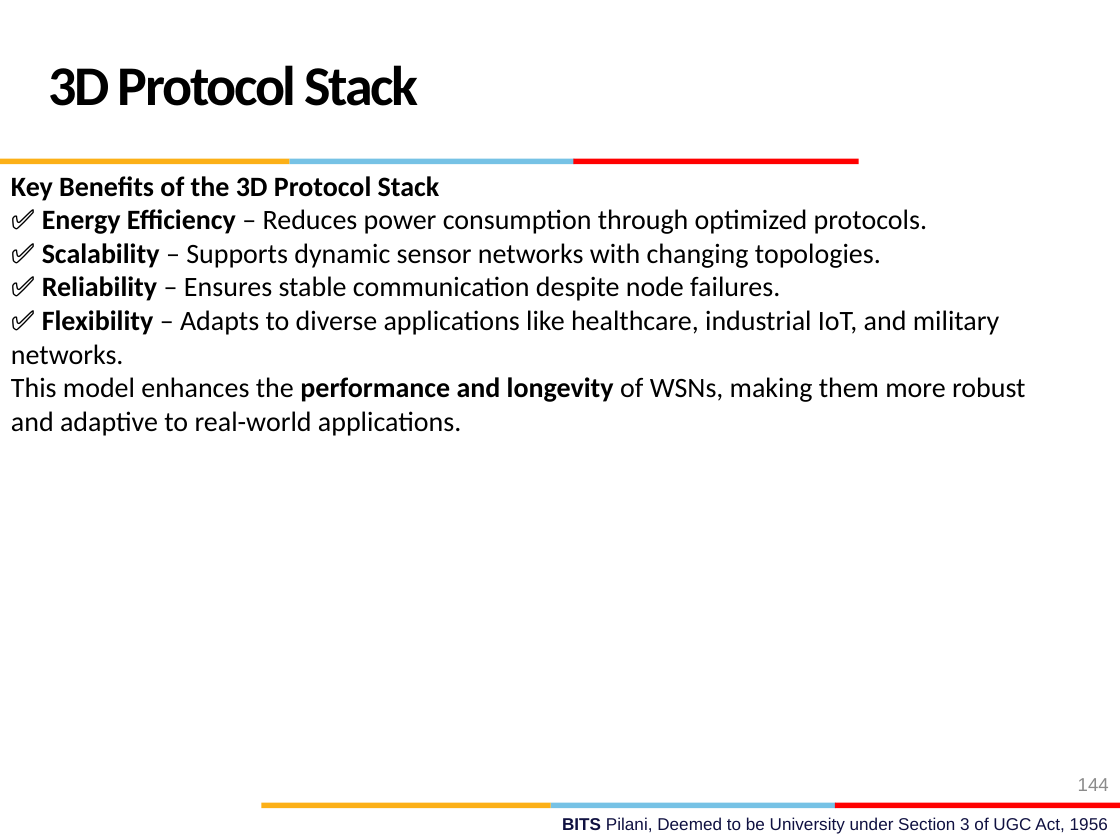
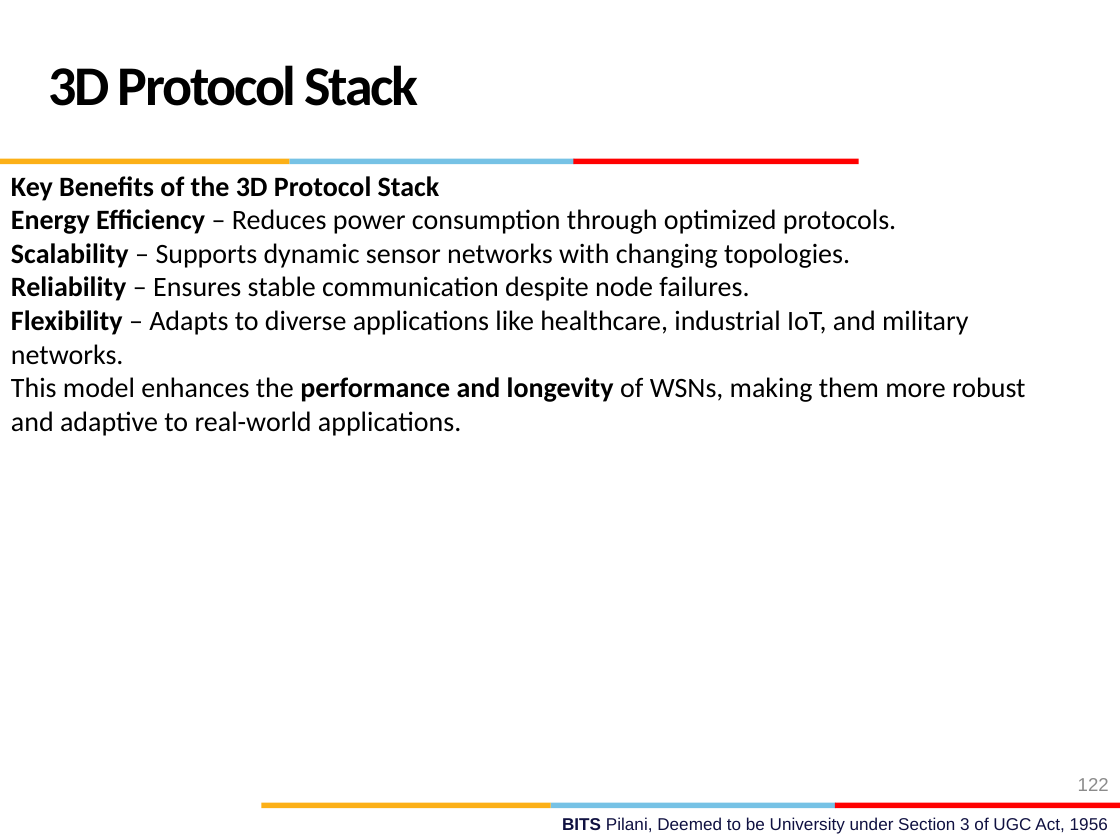
Before and after one commit to AbidKhan01ak/Mtech-7th-Sem, a slide deck: slide 122 of NEA/NEA.pptx (slide 144 before the commit). Drawn at 1120x840 pixels with LibreOffice and Linux fonts; fonts in the diff are those of the drawing; background and template pictures are left out. Boxes give left, top, right and bottom in pixels: in the first picture for what was removed or moved away, otherwise in the second. Text is boxed around its words. In the diff, an @@ line names an element or a change of style, - is before the commit and + after.

```diff
--- a/NEA/NEA.pptx
+++ b/NEA/NEA.pptx
@@ text at box(11, 209, 969, 365): text changed @@
-✅ Energy Efficiency – Reduces power consumption through optimized protocols.
-✅ Scalability – Supports dynamic sensor networks with changing topologies.
-✅ Reliability – Ensures stable communication despite node failures.
-✅ Flexibility – Adapts to diverse applications like healthcare, industrial IoT, and military networks.
+Energy Efficiency – Reduces power consumption through optimized protocols.
+Scalability – Supports dynamic sensor networks with changing topologies.
+Reliability – Ensures stable communication despite node failures.
+Flexibility – Adapts to diverse applications like healthcare, industrial IoT, and military networks.
@@ page number at box(1078, 778, 1109, 791): text changed @@
-144
+122
```
Also in this commit, not shown: 3 other slides changed, 13 slides added, 36 slides removed.
